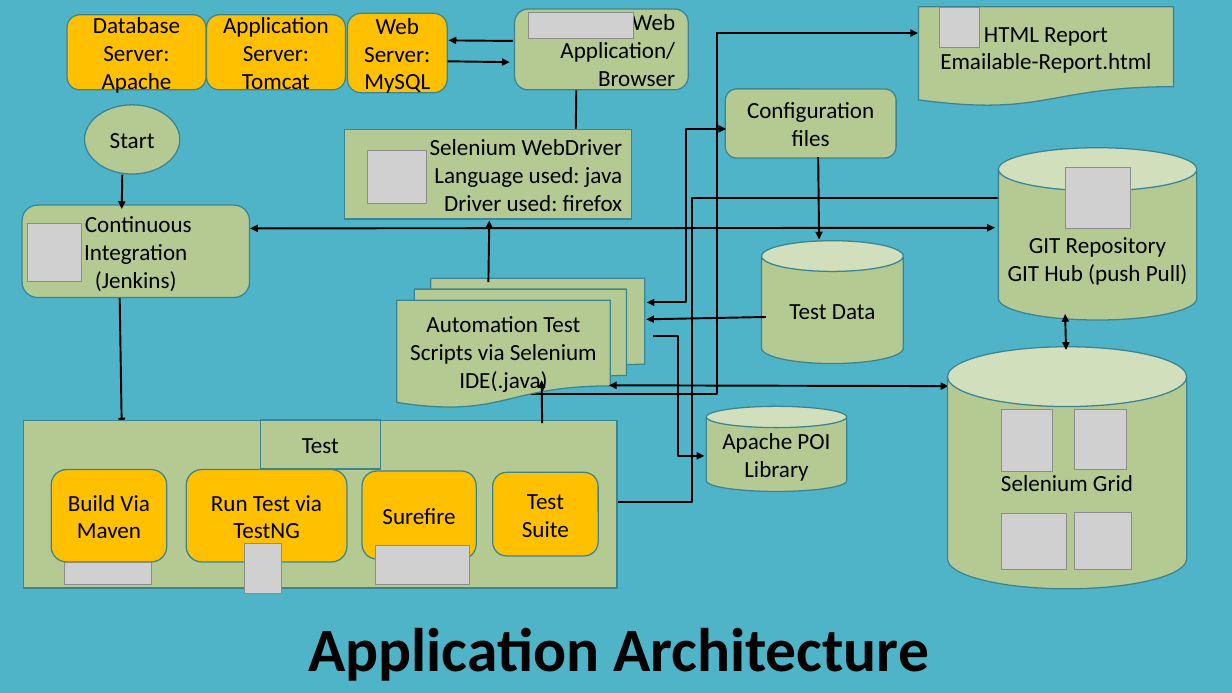
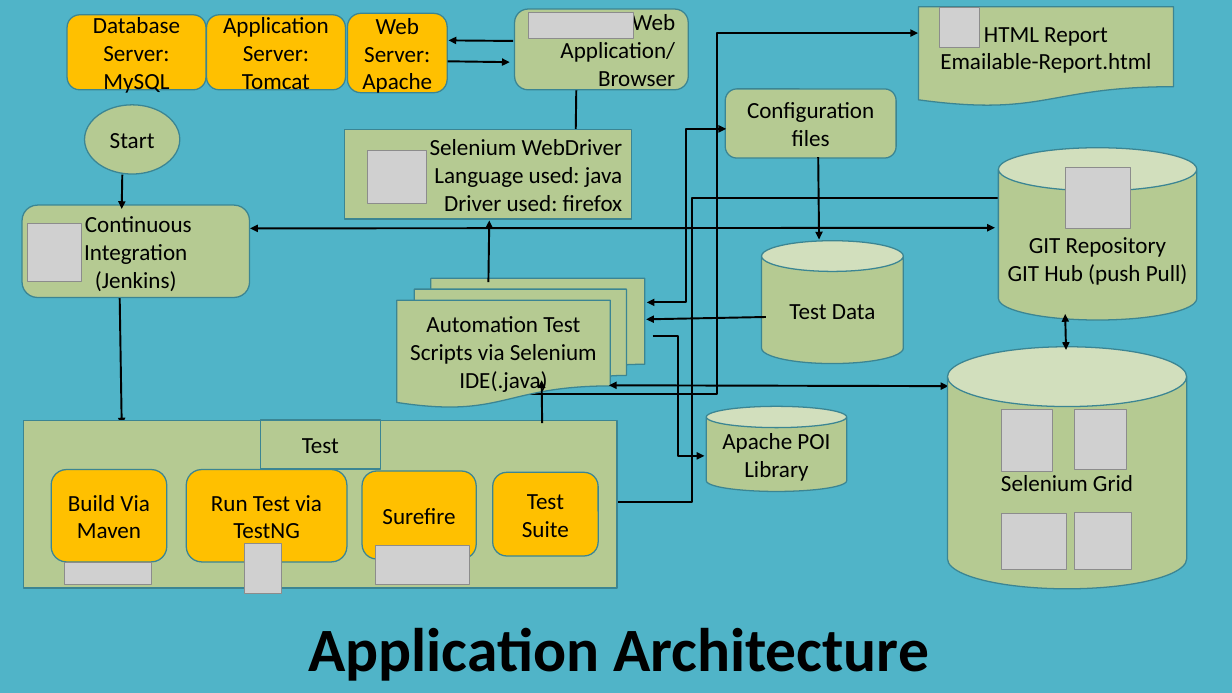
Before and after one commit to pKpallavi/Selenium_project, a slide deck: slide 11 of docs/Selenium_Project_Kumon_Website_Testing.pptx. Drawn at 1232x693 pixels with LibreOffice and Linux fonts; fonts in the diff are those of the drawing; grey boxes stand for pictures. Boxes give left, top, right and bottom in pixels: in the first picture for what was removed or moved away, otherwise in the second. Text is boxed around its words. In the diff, an @@ line names an element or a change of style, - is before the commit and + after.

```diff
--- a/docs/Selenium_Project_Kumon_Website_Testing.pptx
+++ b/docs/Selenium_Project_Kumon_Website_Testing.pptx
@@ text in rounded rectangle at bbox=[103, 46, 169, 95]: text changed @@
-Server:
-Apache
+Server: MySQL
@@ text in rounded rectangle at bbox=[362, 47, 432, 96]: text changed @@
-Server:MySQL
+Server: Apache
```
Also in this commit, not shown: 8 other slides changed.
